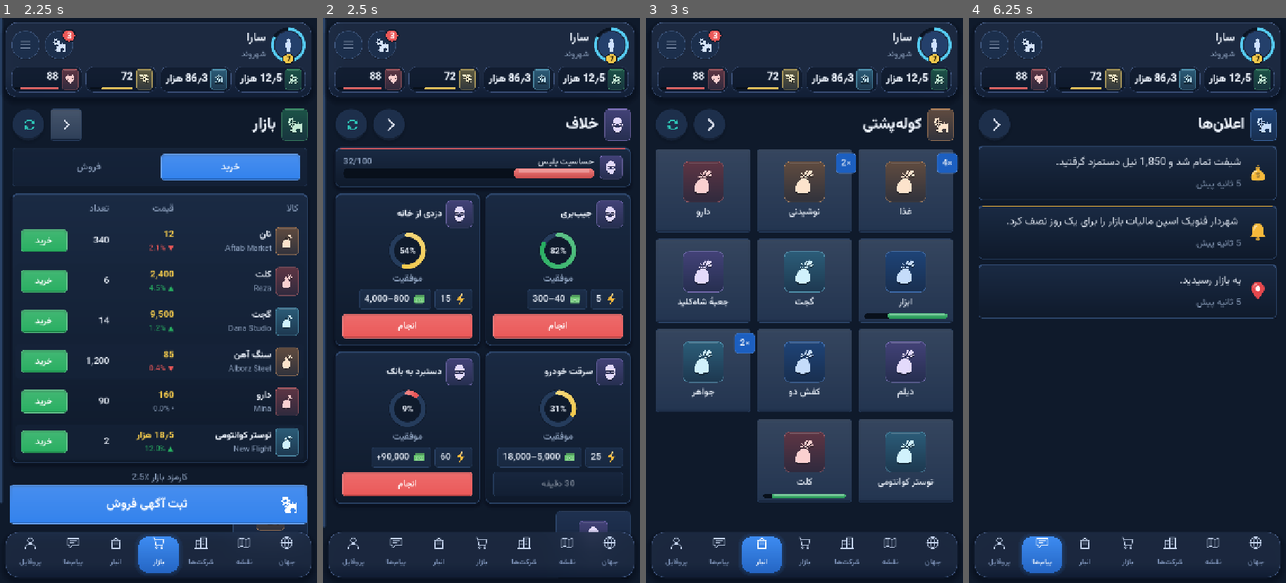
Above: before the commit, frames 1-4 (left to right).
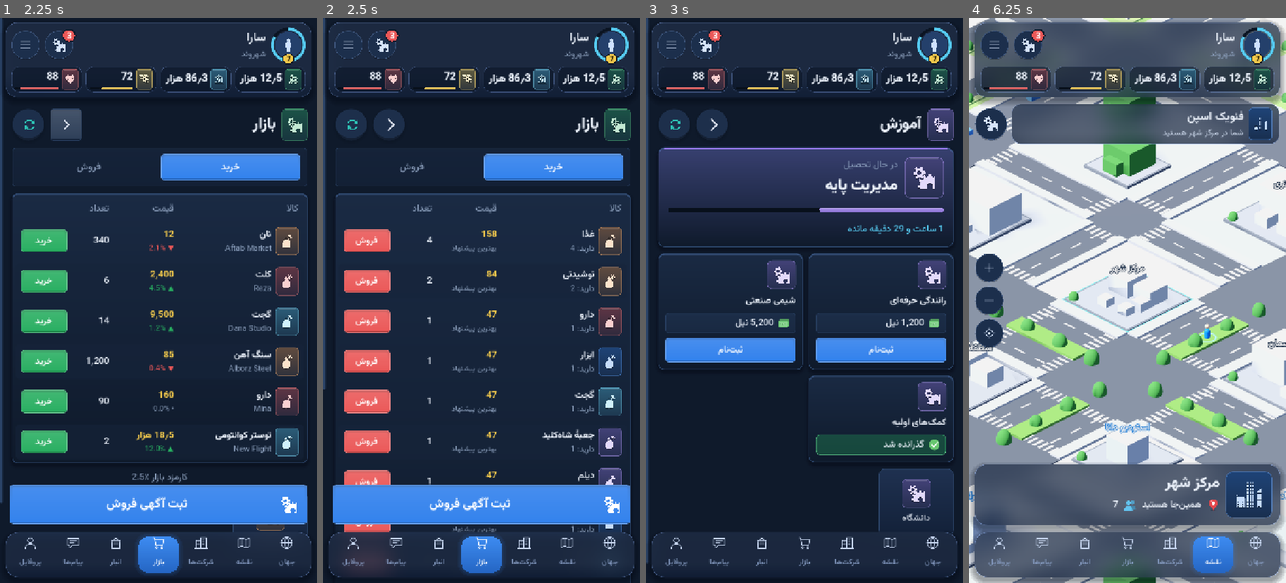
Above: after the commit, the same moments.

Repository: mrjvadi/torncity-client
Game: Godot game, scene res://dev/screenshots.tscn
Two runs of this game, one before a commit and one after it. Both use one fixed random seed, a clock stepped at 60 frames per second and the inputs below. This scene is started directly instead of the project's main scene.
Inputs (mouse positions are in pixels of both pictures, inside the frame that each line leads up to):
- Up to frame 1 (2.25 s): click (22, 125) at 0.52 s; click (34, 136) at 1.27 s; click (66, 125) at 2.02 s
- Up to frame 2 (2.5 s): no input
- Up to frame 3 (3 s): click (674, 125) at 2.77 s
- Up to frame 4 (6.25 s): click (1032, 125) at 3.52 s; click (1238, 537) at 4.27 s; click (1003, 170) at 5.02 s; click (988, 266) at 5.77 s

Frame 1 is identical in both runs. In frame 2, 28% of the frame differs, in the area x 0-98%, y 16-100%; in frame 3, 38%; in frame 4, 95%, in the area x 0-100%, y 0-100%.

Commit message:
Screenshot target for the market's sell tab

Diff:
--- a/dev/screenshots.gd
+++ b/dev/screenshots.gd
@@ -13,6 +13,7 @@
 	["confirm", "company.show", {"id": 1027}],
 	["companies", "company.list", {}],
 	["market", "market.list", {}],
+	["market_sell", "market.list", {}],
 	["crime", "crime.hub", {}],
 	["education", "education.list", {}],
 	["inventory", "inventory.show", {}],
@@ -133,6 +134,9 @@
 				if scr and scr.get("map") and not scr.map.world._walk.is_empty():
 					scr.map.world._walk["left"] = float(scr.map.world._walk["total"]) * 0.55
 					scr.map.world.focus(scr.map.slots.get("bazaar", ""), 7.0)
+			if name == "market_sell":
+				shell.current.tab = 1
+				shell.current._fill()
 			if name == "confirm":
 				await _frames(4)
 				# Trigger it exactly the way a real tap does: a danger/confirm
